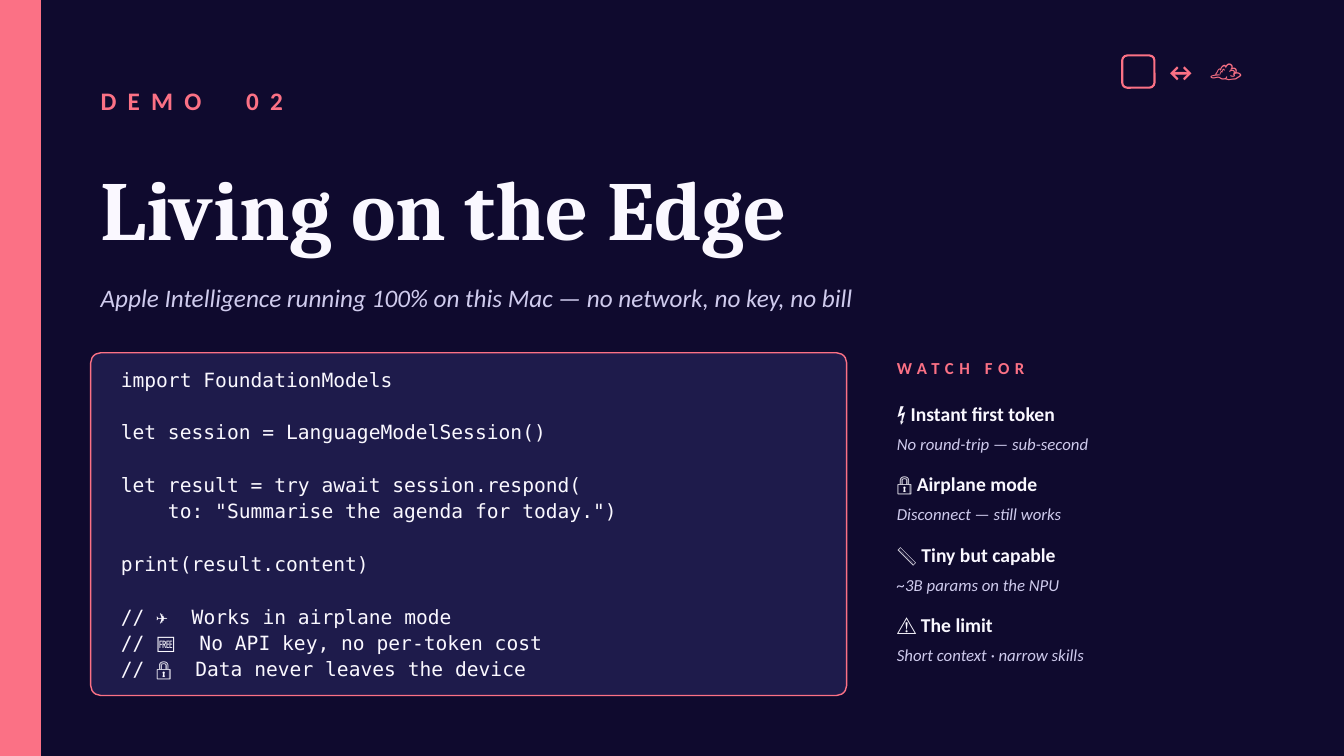
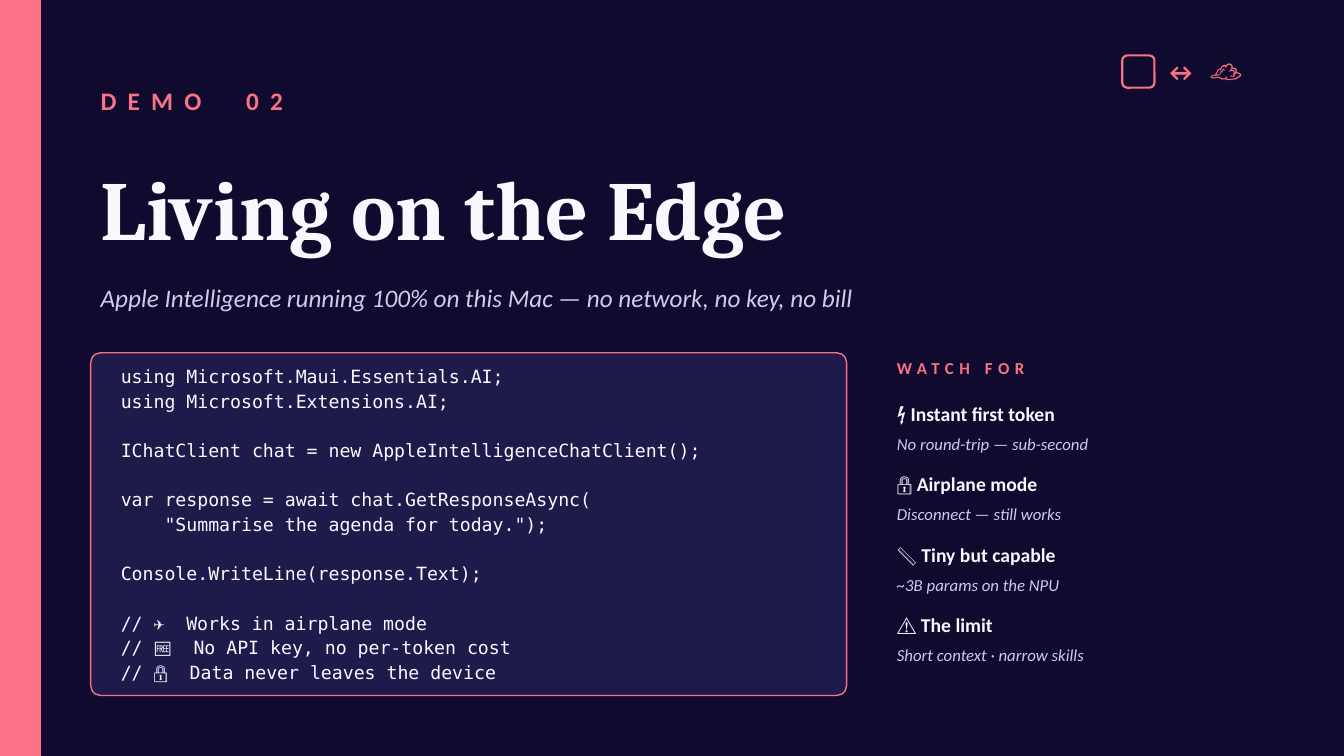
Before and after one commit to mattleibow/cptmsdug-local-cloud-agent-framework, a slide deck: slide 7 of slides/Unifying-Local-Cloud-AI.pptx. Drawn at 1344x756 pixels with LibreOffice and Linux fonts; fonts in the diff are those of the drawing. Boxes give left, top, right and bottom in pixels: in the first picture for what was removed or moved away, otherwise in the second. Text is boxed around its words. In the diff, an @@ line names an element or a change of style, - is before the commit and + after.

```diff
--- a/slides/Unifying-Local-Cloud-AI.pptx
+++ b/slides/Unifying-Local-Cloud-AI.pptx
@@ text at (121,369,700,584): text changed; size 14 to 13 pt @@
-import FoundationModels
-let session = LanguageModelSession()
-let result = try await session.respond(
-to: "Summarise the agenda for today.")
-print(result.content)
+using Microsoft.Maui.Essentials.AI;
+using Microsoft.Extensions.AI;
+IChatClient chat = new AppleIntelligenceChatClient();
+var response = await chat.GetResponseAsync(
+"Summarise the agenda for today.");
+Console.WriteLine(response.Text);
@@ text at (186,616,511,680): size 14 to 13 pt in "// ✈️ Works in airplane mode", "// 🆓 No API key, no per-token ...", "// 🔒 Data never leaves the device" @@
```
Also in this commit, not shown: 9 other slides changed, 1 slide added, 1 other file.
